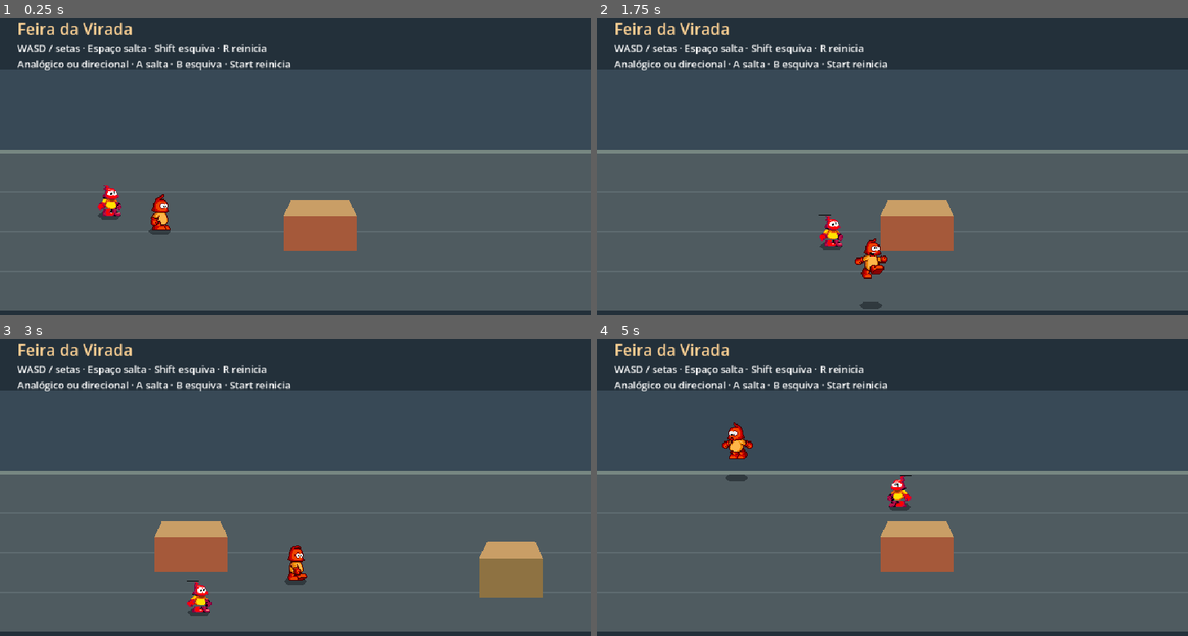
Above: before the commit, frames 1-4 (two rows, left to right).
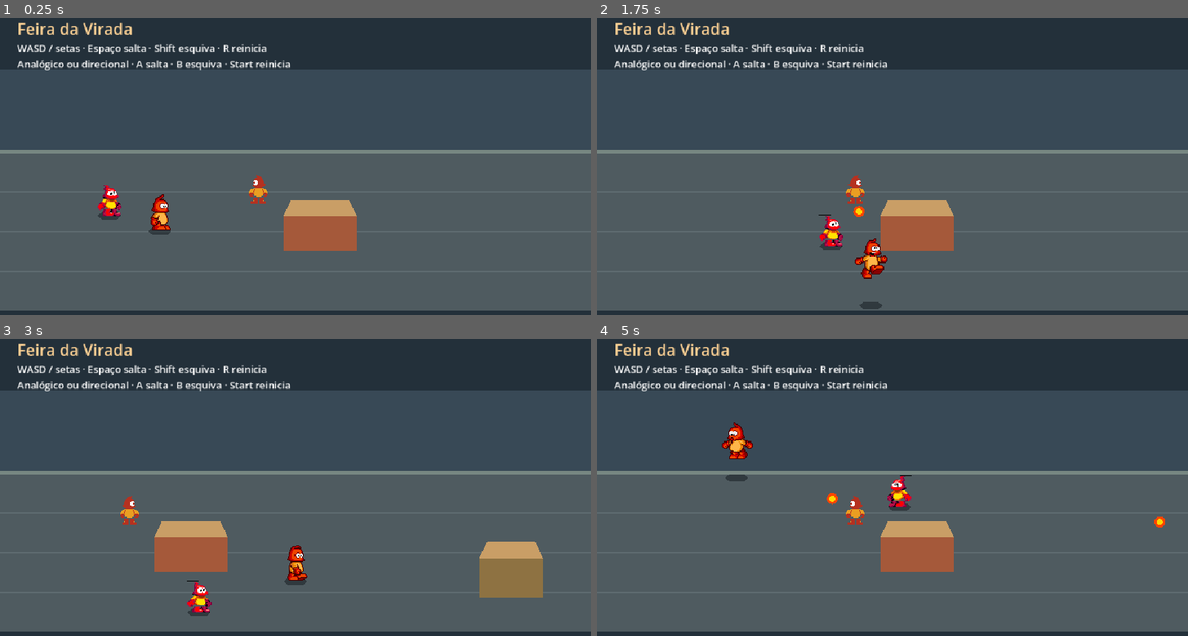
Above: after the commit, the same moments.

Repository: JefferssonAllves/GameDev
Game: Godot game, scene res://game/arena.tscn
Two runs of this game, one before a commit and one after it. Both use one fixed random seed, a clock stepped at 60 frames per second and the inputs below.
Inputs (mouse positions are in pixels of both pictures, inside the frame that each line leads up to):
- Up to frame 1 (0.25 s): no input
- Up to frame 2 (1.75 s): tap Enter at 0.5 s; move the mouse to (1022, 154) at 0.52 s; hold D (move_right) 0.53-1.28 s; tap Shift (dash) at 0.6, 1.35 s; click (1022, 154) at 0.67 s; tap Space (jump) at 0.77, 1.07, 1.52 s; move the mouse to (774, 187) at 1.27 s; hold S (move_down) from 1.28 s (still down)
- Up to frame 3 (3 s): tap Space (jump) at 1.82 s; move the mouse to (354, 419) at 2.02 s; release S (move_down) at 2.03 s; hold D (move_right) 2.03-2.78 s; tap Shift (dash) at 2.1, 2.85 s; move the mouse to (265, 555) at 2.77 s; hold W (move_up) from 2.78 s (still down); click (265, 555) at 2.92 s
- Up to frame 4 (5 s): tap Space (jump) at 3.02, 3.32, 3.77, 4.07, 4.52, 4.82 s; move the mouse to (1069, 540) at 3.52 s; release W (move_up) at 3.53 s; hold A (move_left) from 3.53 s (still down); tap Shift (dash) at 3.6, 4.35 s; move the mouse to (715, 439) at 4.27 s

The runs differ from the first frame. In frame 1, 0.2% of the frame differs, in the area x 42-46%, y 52-63%; in frame 2, 0.2%; in frame 3, 0.2%; in frame 4, 0.3%, in the area x 38-97%, y 51-64%.

Commit message:
Adiciona inimigo que lança projéteis de fogo

Diff:
--- a/game/arena.tscn
+++ b/game/arena.tscn
@@ -4,6 +4,8 @@
 [ext_resource type="Script" path="res://game/arena.gd" id="2"]
 
 [ext_resource type="PackedScene" path="res://game/enemy.tscn" id="3"]
+
+[ext_resource type="PackedScene" path="res://game/fire_enemy.tscn" id="4"]
 
 [sub_resource type="NavigationPolygon" id="Walkable"]
 outlines = Array[PackedVector2Array]([PackedVector2Array(20, 240, 1580, 240, 1580, 500, 20, 500)])
@@ -117,6 +119,10 @@
 position = Vector2(145, 335)
 target = NodePath("../Player")
 
+[node name="FireEnemy" parent="World" node_paths=PackedStringArray("target") instance=ExtResource("4")]
+position = Vector2(420, 325)
+target = NodePath("../Player")
+
 [node name="NavigationRegion2D" type="NavigationRegion2D" parent="."]
 navigation_polygon = SubResource("Walkable")
 
--- /dev/null
+++ b/game/fire_enemy.gd
@@ -0,0 +1,29 @@
+extends Node2D
+
+const Fireball := preload("res://game/fireball.gd")
+const SHOT_INTERVAL := 1.6
+const ATTACK_RANGE := 420.0
+
+@export var target: CharacterBody2D
+
+@onready var sprite: Sprite2D = $Sprite
+
+var cooldown := SHOT_INTERVAL
+
+
+func _physics_process(delta: float) -> void:
+	if not is_instance_valid(target):
+		return
+	var aim := target.global_position - global_position
+	if aim.length_squared() > ATTACK_RANGE * ATTACK_RANGE or aim.is_zero_approx():
+		return
+	sprite.flip_h = aim.x < 0.0
+	cooldown -= delta
+	if cooldown > 0.0:
+		return
+
+	cooldown = SHOT_INTERVAL
+	var fireball := Fireball.new()
+	fireball.direction = aim.normalized()
+	get_parent().add_child(fireball)
+	fireball.global_position = global_position
--- /dev/null
+++ b/game/fire_enemy.tscn
@@ -0,0 +1,30 @@
+[gd_scene format=3]
+
+[ext_resource type="Script" path="res://game/fire_enemy.gd" id="1"]
+[ext_resource type="Texture2D" path="res://sprites/aleatoria/inimigo2.png" id="2"]
+
+[sub_resource type="Shader" id="SpriteBackground"]
+code = "shader_type canvas_item;
+
+void fragment() {
+	vec3 rgb = round(COLOR.rgb * 255.0);
+	if (rgb == vec3(146.0, 144.0, 255.0) || rgb == vec3(0.0, 41.0, 140.0)) {
+		COLOR.a = 0.0;
+	}
+}
+"
+
+[sub_resource type="ShaderMaterial" id="SpriteMaterial"]
+shader = SubResource("SpriteBackground")
+
+[node name="FireEnemy" type="Node2D"]
+script = ExtResource("1")
+
+[node name="Sprite" type="Sprite2D" parent="."]
+texture_filter = 1
+material = SubResource("SpriteMaterial")
+position = Vector2(0, -24)
+scale = Vector2(1.5, 1.5)
+texture = ExtResource("2")
+region_enabled = true
+region_rect = Rect2(5, 36, 22, 32)
--- /dev/null
+++ b/game/fireball.gd
@@ -0,0 +1,33 @@
+extends Node2D
+
+const SPEED := 280.0
+const SCENARIO_AND_PLAYER_MASK := 3
+
+var direction := Vector2.RIGHT
+var lifetime := 2.0
+
+
+func _draw() -> void:
+	draw_circle(Vector2(0, -24), 9.0, Color.ORANGE_RED)
+	draw_circle(Vector2(0, -24), 5.0, Color.GOLD)
+
+
+func _physics_process(delta: float) -> void:
+	lifetime -= delta
+	if lifetime <= 0.0:
+		queue_free()
+		return
+
+	# A trajetória usa o plano dos pés, assim como as colisões da arena.
+	var destination := global_position + direction * SPEED * delta
+	var ray := PhysicsRayQueryParameters2D.create(global_position, destination, SCENARIO_AND_PLAYER_MASK)
+	ray.hit_from_inside = true
+	var hit := get_world_2d().direct_space_state.intersect_ray(ray)
+	if hit.is_empty():
+		global_position = destination
+		return
+
+	var collider: Object = hit.collider
+	if collider.has_method("show_fire_hit"):
+		collider.show_fire_hit()
+	queue_free()
--- a/game/player.gd
+++ b/game/player.gd
@@ -89,3 +89,8 @@
 	walk_time = 0.0
 	sprite.region_rect = idle_frame
 	reset_physics_interpolation()
+
+
+func show_fire_hit() -> void:
+	visual.modulate = Color(1.0, 0.45, 0.2)
+	create_tween().tween_property(visual, "modulate", Color.WHITE, 0.2)
Not shown, changed: .project-map/project-map.manifest.json
Not shown, added: game/fire_enemy.gd.uid
Not shown, added: game/fireball.gd.uid
Binary file added: sprites/aleatoria/inimigo2.png
Not shown, added: sprites/aleatoria/inimigo2.png.import
Not shown, changed: .project-map/project-map.md
Not shown, changed: docs/level-design.md
Not shown, changed: docs/project-navigation.md
